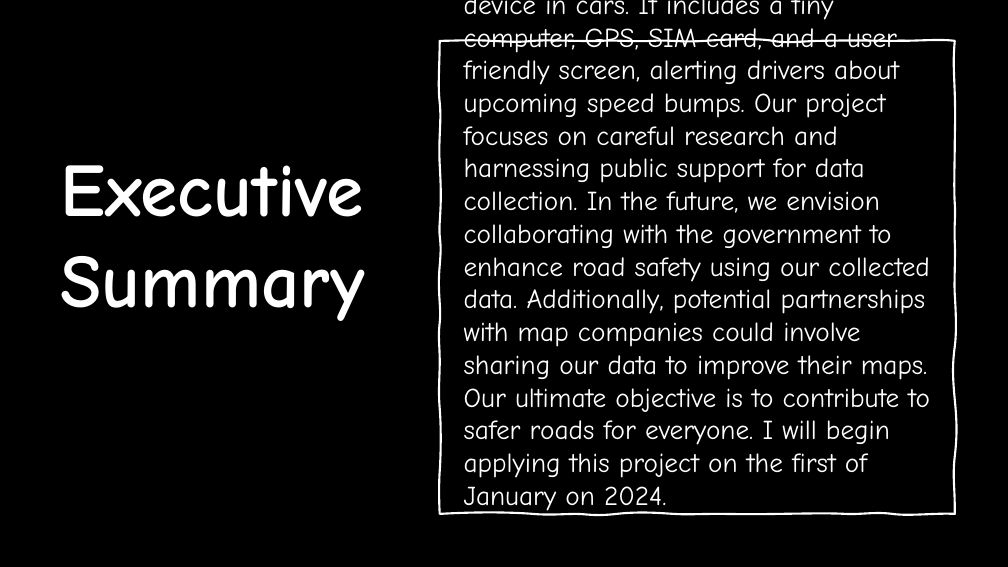
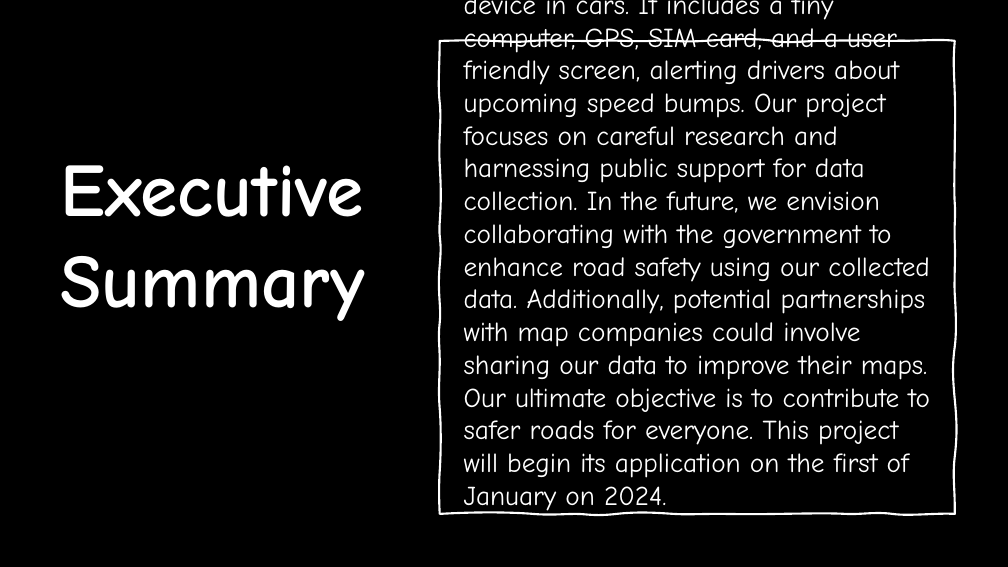
Before and after one commit to MrAbdalrahman/university, a slide deck: slide 2 of project_management/projectManegment.pptx. Drawn at 1008x567 pixels with LibreOffice and Linux fonts; fonts in the diff are those of the drawing; background and template pictures are left out. Boxes give left, top, right and bottom in pixels: in the first picture for what was removed or moved away, otherwise in the second. Text is boxed around its words. In the diff, an @@ line names an element or a change of style, - is before the commit and + after.

Commit message:
computer applications exp9

```diff
--- a/project_management/projectManegment.pptx
+++ b/project_management/projectManegment.pptx
@@ text at (x1=464, y1=0, x2=930, y2=514): text changed @@
-The Smart Bump Alert System aims to enhance road safety through a compact device in cars. It includes a tiny computer, GPS, SIM card, and a user-friendly screen, alerting drivers about upcoming speed bumps. Our project focuses on careful research and harnessing public support for data collection. In the future, we envision collaborating with the government to enhance road safety using our collected data. Additionally, potential partnerships with map companies could involve sharing our data to improve their maps. Our ultimate objective is to contribute to safer roads for everyone. I will begin applying this project on the first of January on 2024.
+The Smart Bump Alert System aims to enhance road safety through a compact device in cars. It includes a tiny computer, GPS, SIM card, and a user-friendly screen, alerting drivers about upcoming speed bumps. Our project focuses on careful research and harnessing public support for data collection. In the future, we envision collaborating with the government to enhance road safety using our collected data. Additionally, potential partnerships with map companies could involve sharing our data to improve their maps. Our ultimate objective is to contribute to safer roads for everyone. This project will begin its application on the first of January on 2024.
```
Also in this commit, not shown: 3 other slides changed, 43 other files.
